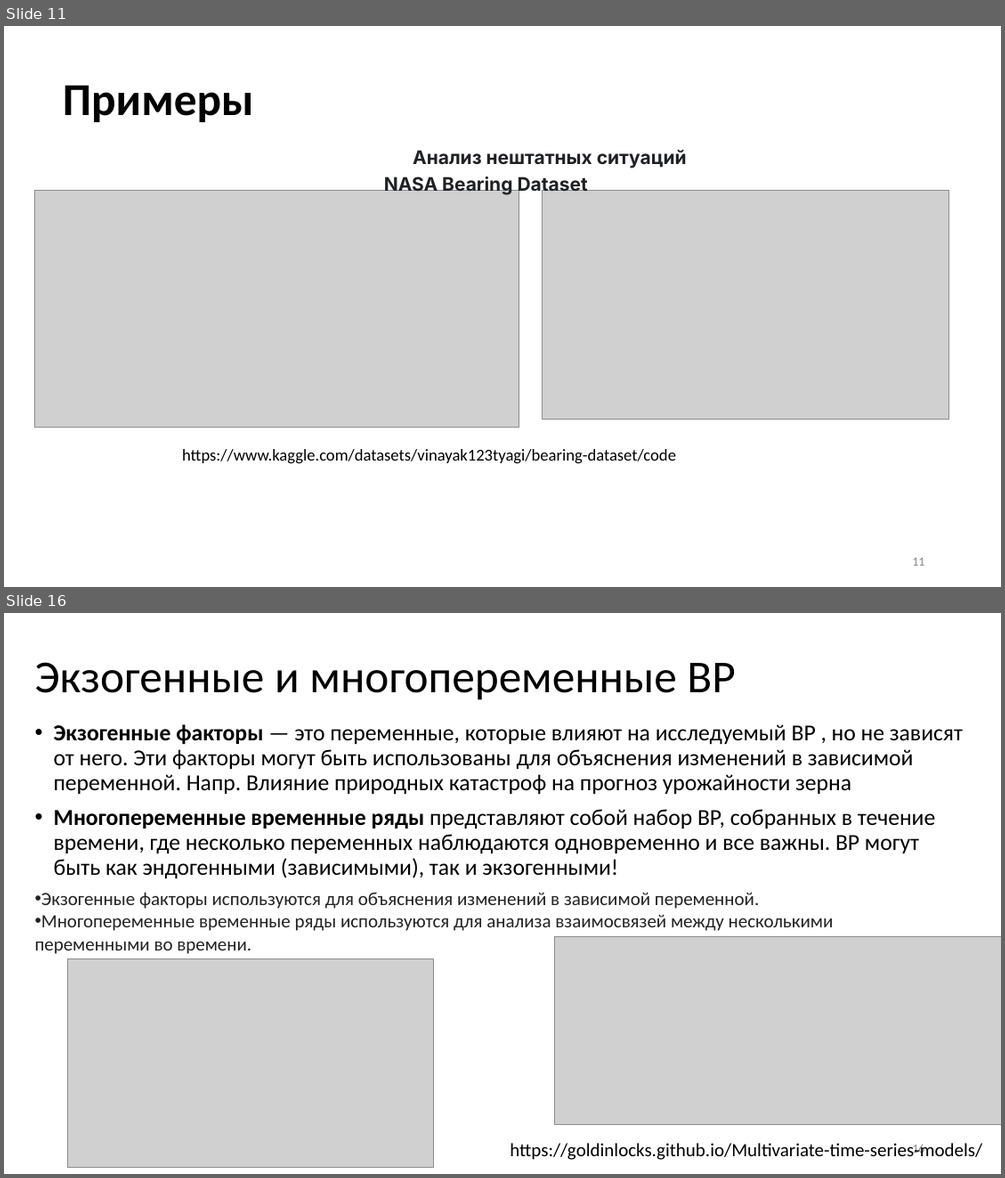
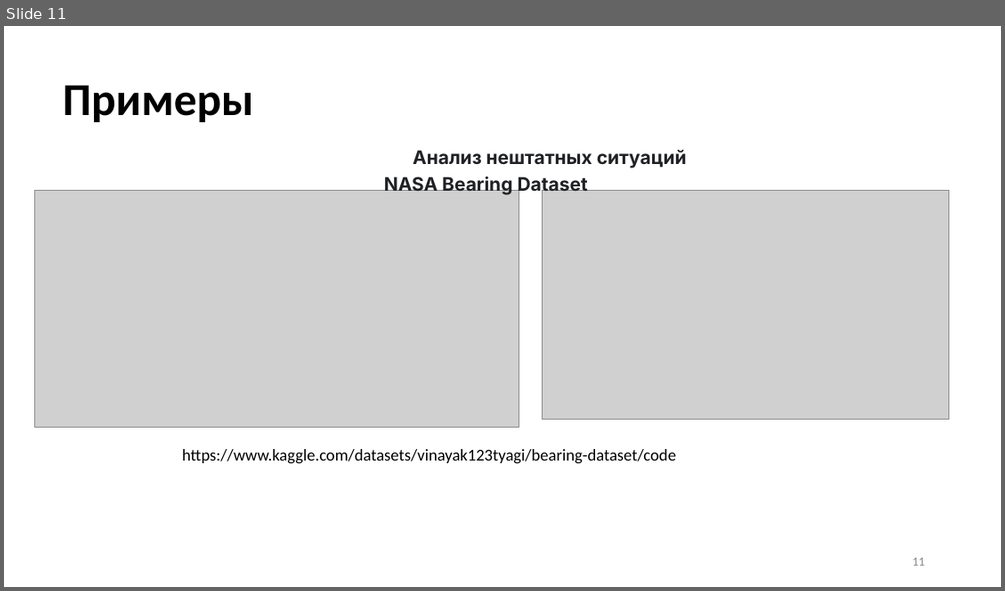
Before and after one commit to MVRonkin/TimeSeriesCourse, a slide deck: Last/LEC/01-1_Intro.pptx. Shown one above the other, each under a label of ours: slides 11 and 16 before the commit, slide 11 after it; the slides between them are not shown. The pictures are 1005x1178 and 1005x591 pixels, drawn with LibreOffice and Linux fonts; fonts in the diff are those of the drawing; grey boxes stand for pictures. Boxes give left, top, right and bottom in pixels: in the first picture for what was removed or moved away, otherwise in the second. Text is boxed around its words. In the diff, an @@ line names an element or a change of style, - is before the commit and + after.

```diff
--- a/Last/LEC/01-1_Intro.pptx
+++ b/Last/LEC/01-1_Intro.pptx
@@ slide 16 removed at box(4, 613, 1001, 1174), background #FFFFFF @@
@@ title removed at box(35, 662, 735, 700) @@
-Экзогенные и многопеременные ВР
@@ text removed at box(54, 724, 963, 879) @@
-• Экзогенные факторы — это переменные, которые влияют на исследуемый ВР , но не зависят от него. Эти факторы могут быть использованы для объяснения изменений в зависимой переменной. Напр. Влияние природных катастроф на прогноз урожайности зерна
-• Многопеременные временные ряды представляют собой набор ВР, собранных в течение времени, где несколько переменных наблюдаются одновременно и все важны. ВР могут быть как эндогенными (зависимыми), так и экзогенными!
@@ text removed at box(35, 892, 833, 954) @@
-• Экзогенные факторы используются для объяснения изменений в зависимой переменной.
-• Многопеременные временные ряды используются для анализа взаимосвязей между несколькими переменными во времени.
@@ picture removed at box(67, 958, 434, 1167) @@
@@ picture removed at box(554, 936, 1001, 1125) @@
@@ text removed at box(510, 1143, 982, 1159) @@
-https://goldinlocks.github.io/Multivariate-time-series-models/
@@ page number removed at box(912, 1144, 924, 1156) @@
-16
```
Also in this commit, not shown: 1 slide changed, 7 slides added, 7 other slides removed, 13 other files.
